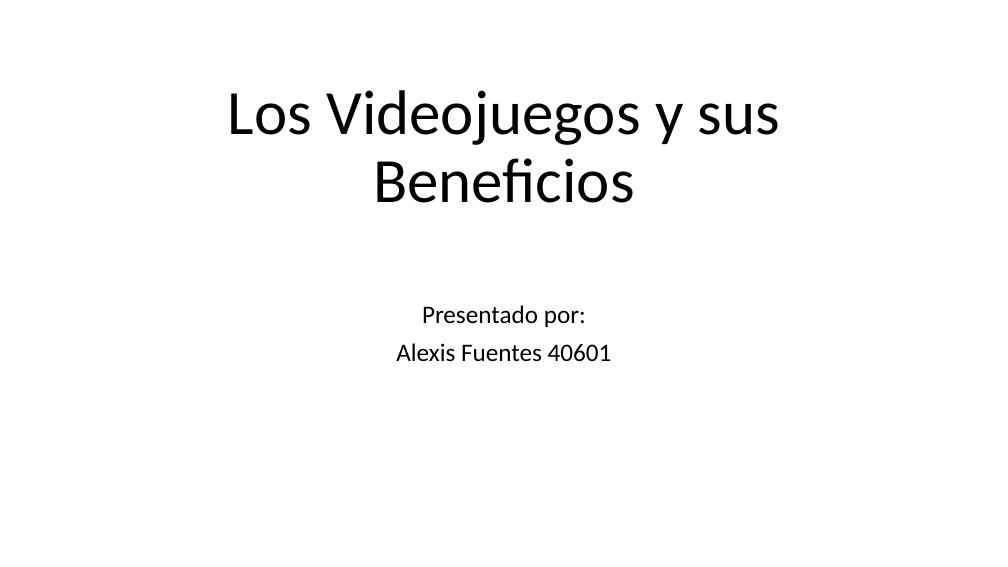
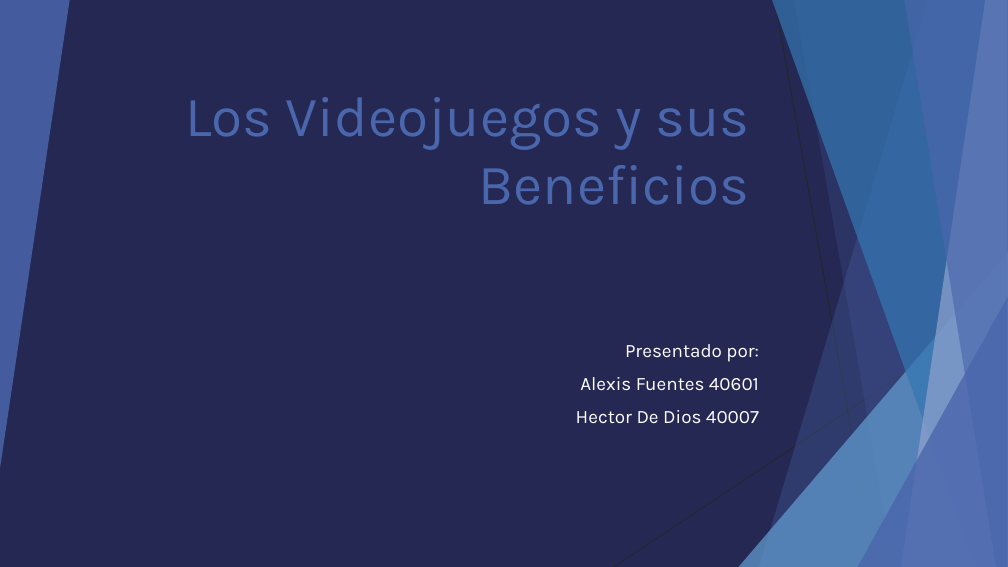
Before and after one commit to HectorKazuto/Videojuego, a slide deck: slide 1 of Proyecto/Python.pptx. Drawn at 1008x567 pixels with LibreOffice and Linux fonts; fonts in the diff are those of the drawing. Boxes give left, top, right and bottom in pixels: in the first picture for what was removed or moved away, otherwise in the second. Text is boxed around its words. In the diff, an @@ line names an element or a change of style, - is before the commit and + after.

```diff
--- a/Proyecto/Python.pptx
+++ b/Proyecto/Python.pptx
@@ background #FFFFFF to #242852 @@
@@ group added at box(0, 0, 1008, 567): 5 freeform shapes, 3 triangles, 2 lines @@
@@ title "Los Videojuegos y sus Beneficios" at box(185, 97, 750, 205): size 60 to 54 pt, font Calibri to Karla, text colour #000000 to #4A66AC; alignment centre to right; line spacing 0.9 to 1 @@
@@ subtitle "Presentado por:": place and size @@
-subtitle "Presentado por:" at box(396, 305, 612, 362)
+subtitle "Presentado por:" at box(576, 344, 759, 424)
@@ subtitle at box(580, 344, 759, 391): size 24 to 18 pt, font Calibri to Karla, text colour #000000 to #FFFFFF in "Presentado por:", "Alexis Fuentes 40601"; alignment centre to right; line spacing 0.9 to 1 @@
@@ subtitle at box(576, 410, 759, 424): paragraph added @@
+Hector De Dios 40007
```
Also in this commit, not shown: 3 other slides changed, 4 slides added, 3 slides removed, 2 other files.
